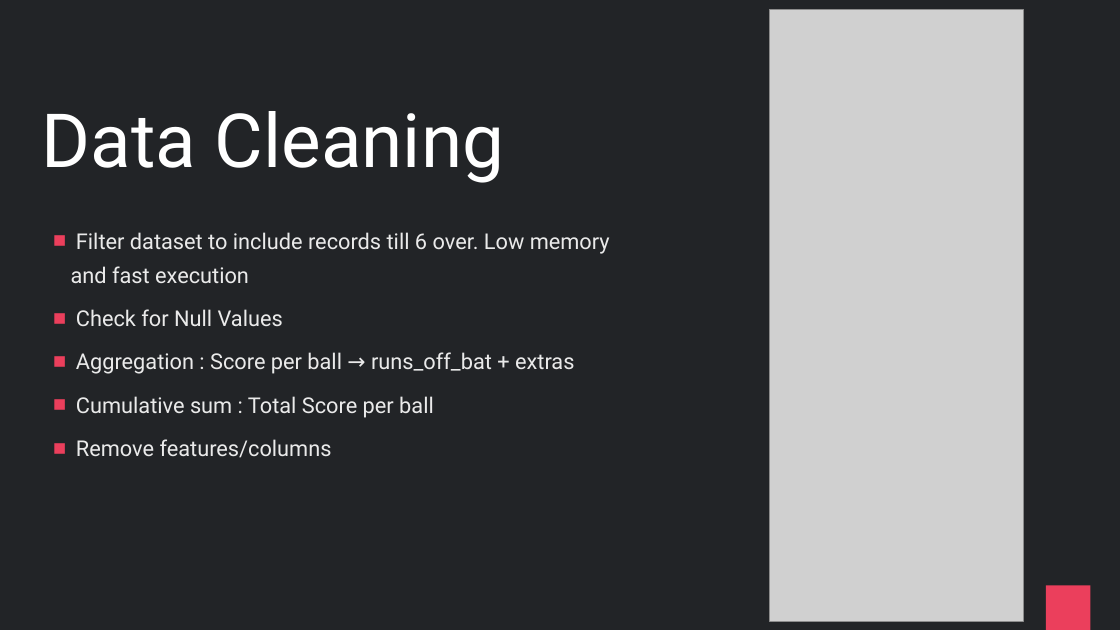
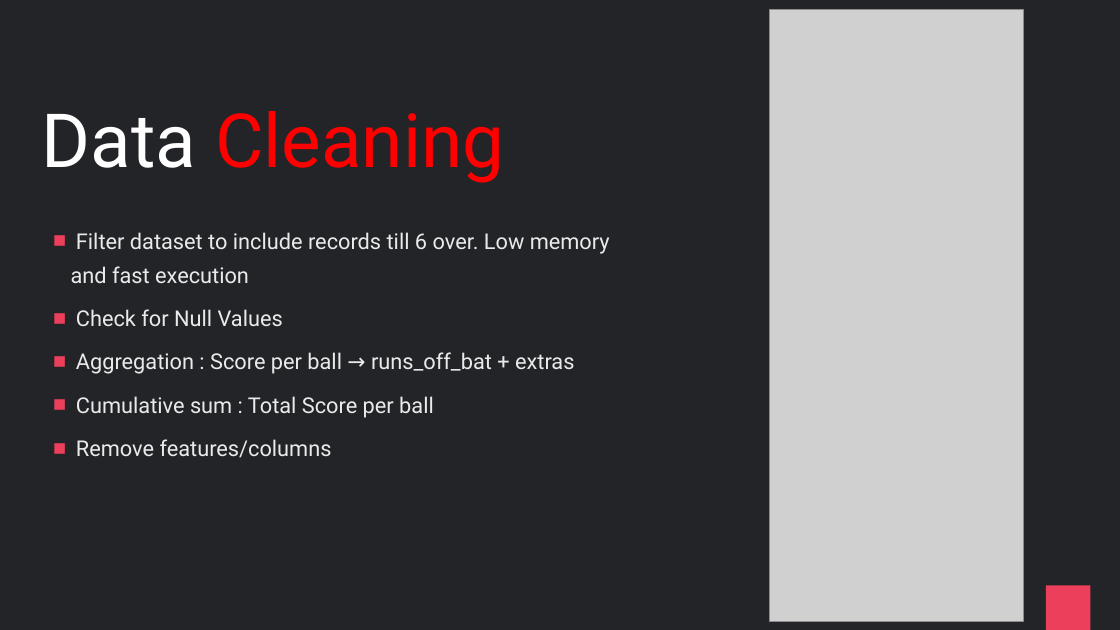
Before and after one commit to praveenraghuvanshi/tech-sessions, a slide deck: slide 8 of 16062021-Global-AI-Community-2021/cricket-analytics.pptx. Drawn at 1120x630 pixels with LibreOffice and Linux fonts; fonts in the diff are those of the drawing; grey boxes stand for pictures. Boxes give left, top, right and bottom in pixels: in the first picture for what was removed or moved away, otherwise in the second. Text is boxed around its words. In the diff, an @@ line names an element or a change of style, - is before the commit and + after.

```diff
--- a/16062021-Global-AI-Community-2021/cricket-analytics.pptx
+++ b/16062021-Global-AI-Community-2021/cricket-analytics.pptx
@@ title "Data Cleaning" at [42, 111, 504, 183]: text colour #FFFFFF to #FF0000 in "Cleaning" @@
```
Also in this commit, not shown: 6 other slides changed, 2 slides added, 14 other files.
